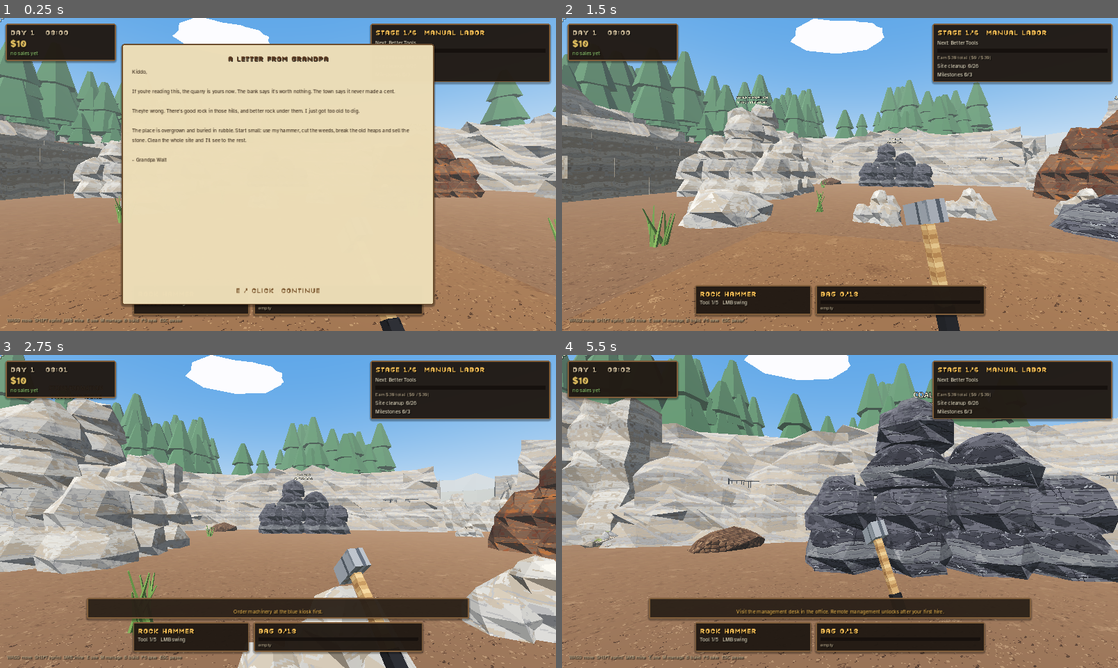
Above: before the commit, frames 1-4 (two rows, left to right).
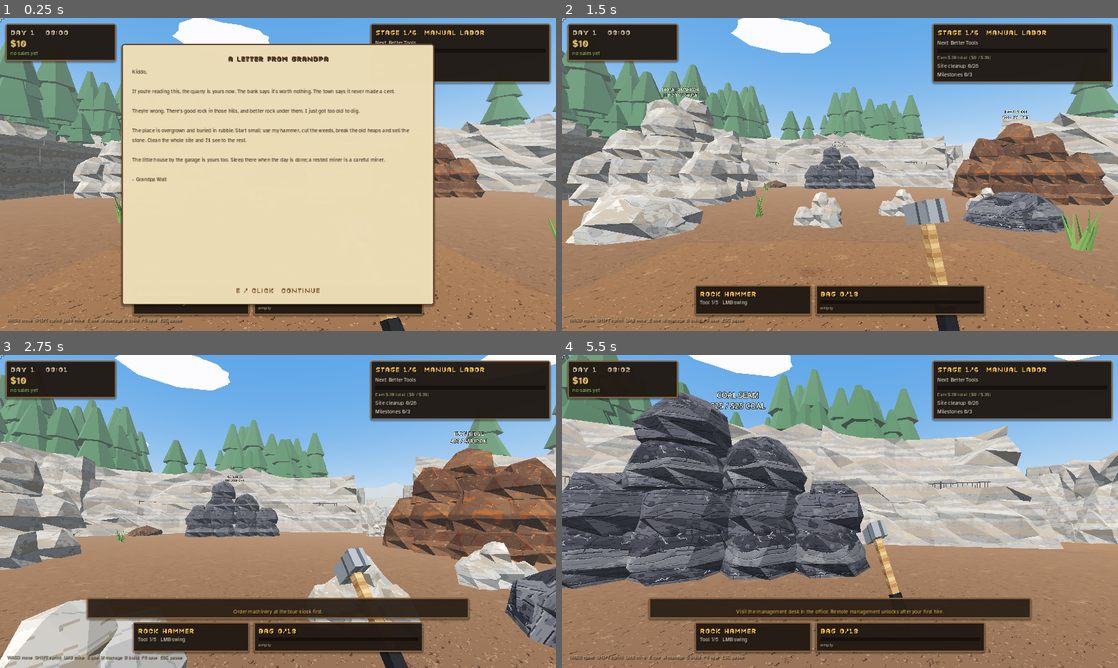
Above: after the commit, the same moments.

Repository: jafetmora79-lab/Quarry-Days
Game: Godot game, scene res://Main.tscn
Two runs of this game, one before a commit and one after it. Both use one fixed random seed, a clock stepped at 60 frames per second and the inputs below.
Inputs (mouse positions are in pixels of both pictures, inside the frame that each line leads up to):
- Up to frame 1 (0.25 s): no input
- Up to frame 2 (1.5 s): tap Enter at 0.5 s; move the mouse to (867, 174) at 0.52 s; hold E (interact) 0.53-1.28 s; hold W (move_forward) from 0.53 s (still down); click (867, 174) at 0.67 s; tap Space at 0.77 s; move the mouse to (812, 174) at 1.27 s; tap E (interact) at 1.35 s; click (812, 174) at 1.42 s
- Up to frame 3 (2.75 s): keep holding W (move_forward); tap Space at 1.52 s; move the mouse to (289, 505) at 2.02 s; hold P (place_machine) from 2.03 s (still down); click (289, 505) at 2.17 s; tap E (interact) at 2.3 s
- Up to frame 4 (5.5 s): keep holding W (move_forward); move the mouse to (834, 517) at 2.77 s; release P (place_machine) at 2.78 s; tap R (rotate_machine) at 2.85 s; click (834, 517) at 2.92 s; tap Space at 3.02, 3.77, 4.52 s; tap E (interact) at 3.05, 3.8, 4.55 s; move the mouse to (878, 514) at 3.52 s; hold Shift (sprint) 3.53-4.28 s; click (878, 514) at 3.67 s; move the mouse to (795, 508) at 4.27 s; tap M at 4.35 s; click (795, 508) at 4.42 s; move the mouse to (845, 511) at 5.02 s; hold E (interact) from 5.03 s (still down); tap G at 5.1 s; click (845, 511) at 5.17 s

The runs differ from the first frame. In frame 1, 0.5% of the frame differs, in the area x 23-70%, y 44-53%; in frame 2, 39%; in frame 3, 47%; in frame 4, 55%, in the area x 0-100%, y 0-100%.

Commit message:
World polish: home and sleep, two-card intro, hangar roof and camera, dressed cliff ring, calm ground
Co-Authored-By: Claude Sonnet 5.5 <noreply@anthropic.com>
Claude-Session: https://claude.ai/code/session_01BdFm1yVtnu8eVQTLcJwNBQ

Diff:
--- /dev/null
+++ b/assets/materials/M_QD_Sign_Home.tres
@@ -0,0 +1,11 @@
+[gd_resource type="StandardMaterial3D" load_steps=2 format=3]
+
+[ext_resource type="Texture2D" path="res://assets/textures/T_QD_Sign_Home.png" id="1_albedo"]
+
+[resource]
+resource_name = "M_QD_Sign_Home"
+albedo_texture = ExtResource("1_albedo")
+metallic_specular = 0.2
+roughness = 0.8
+uv1_scale = Vector3(1, 1, 1)
+texture_filter = 4
--- a/data/progression.json
+++ b/data/progression.json
@@ -710,7 +710,7 @@
   },
   "story": {
     "intro_title": "A LETTER FROM GRANDPA",
-    "intro": "Kiddo,\n\nIf you're reading this, the quarry i …(331 unchanged characters)… whole site and I'll see to the rest.\n\n- Grandpa Walt",
+    "intro": "Kiddo,\n\nIf you're reading this, the quarry i …(331 unchanged characters)… whole site and I'll see to the rest.\n\nThe little house by the garage is yours too. Sleep there when the day is done; a rested miner is a careful miner.\n\n- Grandpa Walt",
     "discoveries": {
       "first_clear": {
         "title": "GRANDPA'S LOCKBOX",
@@ -718,7 +718,9 @@
         "text": "Under the last of the rock sits a rusted lockbox. Inside:\n\n- A faded photo of the crew in 1971, stan …(240 unchanged characters)…
         "reward": 400
       }
-    }
+    },
+    "intro2_title": "YOUR FIRST DAY",
+    "intro2": "1. Left click swings your hammer. Cut the weeds and break the rubble heaps. The HUD counts the cleanup.\n\n2. Carry the stone to the SALES booth and press E to sell it.\n\n3. Spend your first money at the UPGRADE board outside the office: a pickaxe comes first.\n\n4. When it gets dark (after 17:00) walk to the house by the garage and press E on the bed to sleep. Sleeping saves the game and starts a new morning.\n\n5. Clean the whole site and Walt sends money, opens the hillside and the north gate."
   },
   "cleanup": {
     "_comment": "Phase 6.2 tutorial: clear Grandpa's overgrown site (weeds and rubble heaps). Positions are fixed so saves can store what is left. Clearing everything unlocks the hillside and brings Walt's letter with the gift.",
@@ -852,5 +854,9 @@
     "ramp_run": 20.0,
     "wall_height": 8.0,
     "build_margin": 3.0
+  },
+  "home": {
+    "sleep_from_hour": 17.0,
+    "wake_hour": 7.0
   }
 }
--- a/scripts/art/mesh_kit.gd
+++ b/scripts/art/mesh_kit.gd
@@ -92,6 +92,11 @@
 	for i in 4:
 		var j := (i + 1) % 4
 		s.quad(b[i], t[i], t[j], b[j])
+
+static func frustum(r0: float, r1: float, height: float, seg := 8) -> ArrayMesh:
+	var s := Soup.new()
+	frustum_into(s, Vector3.ZERO, r0, r1, height, seg)
+	return s.mesh()
 
 static func box(size: Vector3, taper := Vector2.ONE) -> ArrayMesh:
 	var s := Soup.new()
--- a/scripts/art/quarry_art.gd
+++ b/scripts/art/quarry_art.gd
@@ -81,6 +81,7 @@
 	_cliffs()
 	_office()
 	_shed()
+	_home()
 	_garage()
 	_stations()
 	_site_props()
@@ -178,7 +179,7 @@
 					prop(P_PINE, Vector3(p.x, 0, p.z), float(int(p.x * 7.0 + p.z * 3.0) % 6), 1.0)
 			elif nm.begins_with("Equipment parking sign"):
 				n.queue_free()                                  # the garage carries its own sign now
-			elif nm in ["Quarry floor", "Expansion floor", "Pit cap"] or nm.begins_with("Office ") or nm.begins_with("Storage shed ") \
+			elif nm in ["Quarry floor", "Expansion floor", "Pit cap"] or nm.begins_with("Office ") or nm.begins_with("Home ") or nm.begins_with("Storage shed ") \
 					or nm.begins_with("Break bench") or nm.begins_with("Upgrade board") or nm.begins_with("Selling station") \
 					or nm.begins_with("Crusher order kiosk") or nm.begins_with("Management desk"):
 				_hide(n)
@@ -378,6 +379,32 @@
 	prop(P_BENCH, Vector3(-9.6, 0, 15.3), PI)
 	prop(P_TRASH, Vector3(-11.6, 0, 15.6))
 
+## The player's small house by the garage: a bed to sleep in once the day is done (see main.try_sleep).
+func _home() -> void:
+	var c: Vector3 = game.HOME_POS
+	_walls(c, M_SIDING, M_DRYWALL)
+	_gable_roof(c, "Corrugated", 5.6, 5.6, 2.8, 1.0)
+	quad_flat(M_LINO, c, Vector2(4.6, 4.5), 0.0, 0.16)
+	_sign(root, "Sign_Home", c + Vector3(0, 2.5, -2.62), Vector2(1.4, 0.35), PI)
+	for z in [-0.9, 1.0]:
+		prop(P_WINDOW, c + Vector3(2.53, 1.05, z), PI * 0.5)
+	prop(P_WINDOW, c + Vector3(-2.53, 1.05, 0.0), -PI * 0.5)
+	prop(P_DOOR, c + Vector3(0.72, 0.16, -2.3), PI * 0.5 - 0.35)
+	prop(P_WALL_LAMP, c + Vector3(-1.0, 2.3, -2.5), PI)
+	light(c + Vector3(0, 2.4, 0.3), Color(1.0, 0.84, 0.58), 1.0, 6.0)
+	# bed in the back-left corner (collision body "Bed" is built by main), bedside table with a lamp
+	bx(M_WOOD, c + Vector3(-1.3, 0.3, 1.3), Vector3(1.0, 0.28, 2.0))
+	bx(M_WOOD, c + Vector3(-1.3, 0.75, 2.27), Vector3(1.04, 0.9, 0.08))               # headboard
+	MeshKit.inst(root, MeshKit.box(Vector3(0.96, 0.18, 1.9)), MeshKit.flat(Color(0.88, 0.85, 0.76)), c + Vector3(-1.3, 0.54, 1.3))   # mattress
+	MeshKit.inst(root, MeshKit.box(Vector3(0.9, 0.08, 1.3)), MeshKit.flat(Color(0.27, 0.46, 0.50)), c + Vector3(-1.3, 0.67, 0.95))   # blanket
+	MeshKit.inst(root, MeshKit.box(Vector3(0.6, 0.12, 0.34)), MeshKit.flat(Color(0.96, 0.95, 0.9)), c + Vector3(-1.3, 0.67, 2.0))    # pillow
+	bx(M_WOOD, c + Vector3(-0.35, 0.3, 2.05), Vector3(0.4, 0.6, 0.4))
+	MeshKit.inst(root, MeshKit.frustum(0.09, 0.07, 0.22), MeshKit.flat(Color(1.0, 0.9, 0.6), 1.2), c + Vector3(-0.35, 0.6, 2.05))
+	light(c + Vector3(-0.35, 0.95, 2.0), Color(1.0, 0.85, 0.55), 0.7, 3.0)
+	prop(P_CLOCK, c + Vector3(1.4, 2.1, 2.2), PI)
+	prop(P_SHELF, c + Vector3(1.9, 0.16, 1.5), -PI * 0.5)
+	prop(P_BOXES, c + Vector3(1.6, 0.16, -1.2), 0.4)
+
 func _shed() -> void:
 	var c := Vector3(14, 0, 12)
 	_walls(c, "Corrugated", M_BASEMENT)
@@ -396,6 +423,8 @@
 
 ## Open-front equipment garage over the parking bays: steel frame, corrugated walls and roof,
 ## workbench, shelving and clutter along the walls (clear of the bays).
+var garage_roof: MeshInstance3D
+
 func _garage() -> void:
 	var x0 := -4.7
 	var x1 := 14.5
@@ -418,7 +447,9 @@
 		bx("SteelGreen", Vector3(x, 4.35, (z0 + z1) * 0.5), Vector3(0.18, 0.3, z1 - z0))   # truss
 	bx("SteelGreen", Vector3(cx, 4.45, z0 + 0.1), Vector3(w + 0.3, 0.35, 0.3))
 	var roof := PackedVector2Array([Vector2(z0 - 0.6, 4.6), Vector2(z1 + 0.3, 4.15), Vector2(z1 + 0.3, 4.27), Vector2(z0 - 0.6, 4.72)])
-	MeshKit.extrude_into(soup("Corrugated"), roof, w + 0.6, Transform3D(Basis(), Vector3(cx, 0, 0)))
+	var roof_soup := MeshKit.Soup.new()
+	MeshKit.extrude_into(roof_soup, roof, w + 0.6, Transform3D(Basis(), Vector3(cx, 0, 0)))
+	garage_roof = MeshKit.inst(root, roof_soup.mesh(), _material("Corrugated"))   # its own node: hidden while a vehicle is driven inside
 	bx("Hazard", Vector3(cx, 4.45, z0 - 0.07), Vector3(w + 0.3, 0.12, 0.02))
 	_sign(root, "Sign_Garage", Vector3(cx, 4.95, z0 - 0.02), Vector2(4.0, 0.5), PI)
 	_sign(root, "Sign_Safety", Vector3(x0 - 0.13, 2.6, z0 + 1.2), Vector2(1.5, 0.5), -PI * 0.5)
--- a/scripts/hud.gd
+++ b/scripts/hud.gd
@@ -32,6 +32,7 @@
 var popups: Control
 var toast_root: Control
 var card: PanelContainer
+var fade_rect: ColorRect
 var card_title: Label
 var card_body: Label
 var card_hint: Label
@@ -220,6 +221,12 @@
 	dura_label.horizontal_alignment = HORIZONTAL_ALIGNMENT_CENTER
 	dura_root.add_child(dura_label)
 	dura_root.modulate.a = 0.0
+	fade_rect = ColorRect.new()
+	fade_rect.color = Color(0.02, 0.02, 0.04, 0.0)
+	fade_rect.mouse_filter = Control.MOUSE_FILTER_IGNORE
+	add_child(fade_rect)
+	fade_rect.set_anchors_and_offsets_preset(Control.PRESET_FULL_RECT)
+	fade_rect.z_index = 100
 	# ---- pop-ups, toasts, story card
 	popups = Control.new()
 	popups.mouse_filter = Control.MOUSE_FILTER_IGNORE
@@ -345,6 +352,14 @@
 	card_callback = callback
 	card.visible = true
 	card.modulate.a = 0.0
+
+## Fades the screen to black (alpha 1) or back (0), used when going to sleep.
+func fade_to(alpha: float, seconds: float) -> void:
+	var tw := create_tween()
+	tw.tween_property(fade_rect, "color:a", alpha, seconds)
+
+func fade_alpha() -> float:
+	return fade_rect.color.a
 
 func card_open() -> bool:
 	return card.visible
--- a/scripts/main.gd
+++ b/scripts/main.gd
@@ -20,6 +20,7 @@
 const RigScript = preload("res://scripts/rig.gd")
 const MINE_REACH := 2.6 # tools reach a little past the visual lunge (QuarryToolView.REACH_MAX)
 const HILLSIDE_ID := "hillside_face_01"
+const HOME_POS := Vector3(-7.3, 0, 19.6)
 const SAVE_PATH := "user://quarry_save.json"
 const RESOURCE_ORDER := ["limestone", "coal", "iron_ore", "crushed_stone", "copper_ore", "gold_ore"]
 # Phase 5: the three small starting rocks are replaced by enormous finite formations (data/progression.json).
@@ -83,6 +84,9 @@
 var construction := false
 var relocating := {}
 var sell_confirm := ""
+var sleeping := false
+var sleep_timer := 0.0
+var _late_day := -1             # day on which the "go home to sleep" hint was shown
 var landscape: QuarryLandscape  # sky, clouds, distant mountains and forest (no collision)
 var pit_zone: QuarryPitZone     # Phase 6.3a: the new pit area behind the north-east gate
 var pit_retired: Array = []     # ring pieces retired to make the gate (for tests)
@@ -286,6 +290,9 @@
 			_visual_box(world,Vector3(x,2.85,z),Vector3(2.1,2.5,2.1),Color(0.13,0.24,0.16))
 	_building("Office", Vector3(-14,0,12), Color(0.48,0.42,0.31))
 	_building("Storage shed", Vector3(14,0,12), Color(0.38,0.37,0.31))
+	_building("Home", HOME_POS, Color(0.46,0.38,0.28))
+	var bed := _solid(world, "Bed", HOME_POS + Vector3(-1.3, 0.35, 1.3), Vector3(1.0, 0.7, 2.0), Color(0.45,0.3,0.22))
+	bed.set_meta("kind", "bed")
 	var sell := _solid(world,"Selling station",Vector3(-7,0.85,10),Vector3(2.2,1.7,1.25),Color(0.37,0.26,0.14))
 	sell.set_meta("kind","sell")
 	var shop := _solid(world,"Upgrade board",Vector3(-14,1.2,7.8),Vector3(2.1,1.4,0.25),Color(0.15,0.26,0.27))
@@ -344,6 +351,61 @@
 	_solid(world,label+" front left",pos+Vector3(-1.6,1.4,-2.35),Vector3(1.8,2.8,0.22),color)
 	_solid(world,label+" front right",pos+Vector3(1.6,1.4,-2.35),Vector3(1.8,2.8,0.22),color)
 	_solid(world,label+" roof",pos+Vector3(0,2.92,0),Vector3(5.4,0.27,5.2),Color(0.24,0.25,0.26))
+
+# ------------------------------------------------------------------ home and sleep
+
+func _sleep_tick(delta: float) -> void:
+	if sleeping:
+		sleep_timer -= delta
+		if sleep_timer <= 0.0:
+			if hud.fade_alpha() >= 0.99:
+				sleep_now()
+				hud.fade_to(0.0, 0.9)
+				sleep_timer = 1.0
+			else:
+				sleeping = false
+				player.locked = false
+		return
+	# one gentle hint per evening
+	var h := _hour()
+	var day := int(state.clock_minutes / 1440.0)
+	if h >= 20.0 and _late_day != day and menu == "" and not placement:
+		_late_day = day
+		hud.toast("It's getting late", "Your bed is in the little house by the garage (E).", "info")
+
+func _hour() -> float:
+	return fposmod(state.clock_minutes, 1440.0) / 60.0
+
+## Beds are for the evening and the small hours: from `sleep_from_hour` until `wake_hour`.
+func can_sleep() -> bool:
+	var h := _hour()
+	return h >= float(prog.cfg.get("home", {}).get("sleep_from_hour", 17.0)) or h < float(prog.cfg.get("home", {}).get("wake_hour", 7.0)) - 1.0
+
+func try_sleep() -> void:
+	if sleeping:
+		return
+	if not can_sleep():
+		_notify("You are not tired yet. Rest after %02d:00." % int(prog.cfg.get("home", {}).get("sleep_from_hour", 17.0)))
+		return
+	sleeping = true
+	player.locked = true
+	hud.fade_to(1.0, 0.9)
+	sleep_timer = 1.1
+
+## Advances the clock to the next wake-up time and saves. Money, staff, machines and every excavated section stay as
+## they are: wages are settled minute by minute by the business, machines simply rest, and rock never grows back.
+func sleep_now() -> void:
+	var wake := float(prog.cfg.get("home", {}).get("wake_hour", 7.0)) * 60.0
+	var day_start := floorf(state.clock_minutes / 1440.0) * 1440.0
+	var target := day_start + wake
+	if target <= state.clock_minutes:
+		target += 1440.0
+	state.clock_minutes = target
+	business.tick(0.0) # settle wages up to the new time
+	_update_light()
+	_late_day = -1
+	_save()
+	hud.toast("Good morning", "Day %d. The game was saved." % (int(state.clock_minutes / 1440.0) + 1), "milestone")
 
 # ------------------------------------------------------------------ Phase 6.2: clean up Grandpa's site
 
@@ -1016,6 +1078,13 @@
 func _physics_process(delta: float) -> void:
 	if menu != "":
 		return
+	_sleep_tick(delta)
+	if sleeping:
+		return
+	if art and art.garage_roof:
+		# the chase camera would sit inside the roof: take the roof off while a vehicle is driven under it
+		var inside := driving != null and driving.global_position.x > -6.5 and driving.global_position.x < 16.0 and driving.global_position.z > 14.0 and driving.global_position.z < 24.0
+		art.garage_roof.visible = not inside
 	state.tick(delta)
 	business.tick(delta)
 	fleet.tick()
@@ -1049,6 +1118,7 @@
 			"debris":
 				var did := str(last_target.get_meta("debris_id", ""))
 				prompt = "LMB: cut the weeds" if did.begins_with("w") else "LMB: break the rubble heap (%d stone left)" % prog.heap_units_left(did)
+			"bed": prompt = "E: sleep until morning" if can_sleep() else "Too early to sleep (rest after %02d:00)" % int(prog.cfg.get("home", {}).get("sleep_from_hour", 17.0))
 			"discovery": prompt = "E: open the old lockbox"
 			"rig":
 				var ri := int(last_target.get_meta("index"))
@@ -1197,6 +1267,8 @@
 			_open_menu(str(target.get_meta("kind")),int(target.get_meta("index",-1)))
 		"office":
 			_open_menu("manage")
+		"bed":
+			try_sleep()
 		"discovery":
 			_read_discovery(str(target.get_meta("discovery")))
 		"rig":
@@ -2749,7 +2821,13 @@
 	var st: Dictionary = prog.cfg.get("story", {})
 	if hud and not prog.story["intro_seen"]:
 		player.locked = true
-		hud.show_card(str(st.get("intro_title", "")), str(st.get("intro", "")), func(): prog.story["intro_seen"] = true; player.locked = false)
+		# two cards: Grandpa's letter, then a short "how to start" so the first day is clear
+		hud.show_card(str(st.get("intro_title", "")), str(st.get("intro", "")), func():
+			if str(st.get("intro2", "")) != "":
+				hud.show_card(str(st.get("intro2_title", "YOUR FIRST DAY")), str(st.get("intro2", "")), func(): prog.story["intro_seen"] = true; player.locked = false)
+			else:
+				prog.story["intro_seen"] = true
+				player.locked = false)
 
 ## First formation fully cleared: grandpa's lockbox appears where the rock stood.
 func _on_formation_cleared(id: String) -> void:
--- a/scripts/vehicle.gd
+++ b/scripts/vehicle.gd
@@ -191,9 +191,28 @@
 
 # ------------------------------------------------------------------ animation & feedback
 
+## Chase camera that never ends up behind a wall: a ray from the pivot toward the wanted spot stops it at the first
+## solid thing (hangar back wall, building, rock), so you always see the vehicle, also inside the equipment garage.
+func _pull_camera_in() -> void:
+	var dist := 7.5 if vtype == "truck" else 6.5
+	var want_local := Vector3(0, 1.6, dist)
+	var from := cam_pivot.global_position
+	var to := cam_pivot.to_global(want_local)
+	var q := PhysicsRayQueryParameters3D.create(from, to)
+	q.collision_mask = 1
+	q.exclude = [get_rid()]
+	var hit := get_world_3d().direct_space_state.intersect_ray(q)
+	if hit.is_empty():
+		camera.position = want_local
+		return
+	var p: Vector3 = hit["position"] + (hit["normal"] as Vector3) * 0.35
+	var l := cam_pivot.to_local(p)
+	camera.position = l if l.length() > 1.8 else want_local.normalized() * 1.8
+
 func _animate(delta: float) -> void:
 	if driven:
 		cam_pivot.rotation = Vector3(cam_pitch, cam_yaw, 0)
+		_pull_camera_in()
 		if absf(speed) > 1.0:
 			cam_yaw = lerp_angle(cam_yaw, 0.0, delta * 0.6)
 	for w in wheels:
--- a/tests/test_access.gd
+++ b/tests/test_access.gd
@@ -9,7 +9,9 @@
 	root.add_child(game)
 	await physics_frame
 	await process_frame
-	game.hud.close_card() # Phase 5: a new game opens with grandpa's letter
+	game.hud.close_card() # Phase 5: a new game opens with grandpa's letter, then a second "first day" card
+	await process_frame
+	game.hud.close_card()
 	game.scripted_input = true
 	var failures := 0
 	for x in [-14.0, 14.0]:
--- a/tests/test_phase5.gd
+++ b/tests/test_phase5.gd
@@ -199,6 +199,8 @@
 	check(game.state.money == 10 and game.state.tool_tier == 0, "1 new game: $10 and the rock hammer")
 	check(game.hud.card_open() and game.hud.card_title.text.contains("GRANDPA"), "11 a short introduction letter opens a new game")
 	game.hud.close_card()
+	await process_frame
+	game.hud.close_card() # Phase 6.x: a second card ("your first day") follows the letter
 	check(game.prog.story["intro_seen"] and not game.hud.card_open(), "11 the letter closes and is remembered")
 	check(game.formation_nodes.size() == 5 and game.formation_nodes.has("hillside_face_01") and not game.formation_nodes.has("copper_vein"), "1 three starting formations plus the hillside are built; deep ones wait for the lower level")
 	var node = game.formation_nodes["stone_mountain"]
--- /dev/null
+++ b/tests/test_world_polish.gd
@@ -0,0 +1,132 @@
+extends SceneTree
+## World polish: home and sleep, two-card intro, hangar roof and chase camera, consistent ground, dressed cliff ring.
+##   godot --headless --fixed-fps 60 -s tests/test_world_polish.gd
+
+var checks := 0
+var failures := []
+
+func check(c: bool, label: String) -> void:
+	checks += 1
+	if not c:
+		failures.append(label)
+		printerr("FAIL: " + label)
+	else:
+		print("PASS: " + label)
+
+func _initialize() -> void:
+	call_deferred("run")
+
+func frames(n: int, until: Callable = Callable()) -> int:
+	for i in range(n):
+		await physics_frame
+		if until.is_valid() and until.call():
+			return i
+	return n
+
+func run() -> void:
+	var game = load("res://Main.tscn").instantiate()
+	root.add_child(game)
+	await process_frame
+	for i in range(4):
+		await physics_frame
+	var st: QuarryState = game.state
+	var prog: QuarryProgression = game.prog
+	# ---- intro: the letter, then "your first day"
+	check(game.hud.card_open() and game.hud.card_title.text.contains("GRANDPA") and game.hud.card_body.text.contains("house"), "A the letter mentions the little house")
+	game.hud.close_card()
+	await process_frame
+	check(game.hud.card_open() and game.hud.card_title.text.contains("FIRST DAY") and game.hud.card_body.text.contains("sleep"), "A a second card explains the first day, including sleeping")
+	check(not prog.story["intro_seen"], "A the intro is not finished until the second card is closed")
+	game.hud.close_card()
+	await process_frame
+	check(prog.story["intro_seen"] and not game.hud.card_open() and not game.player.locked, "A closing the second card finishes the intro and frees the player")
+	# ---- the house
+	var bed: StaticBody3D = null
+	var home_floor: StaticBody3D = null
+	for b in game.world.get_children():
+		if b is StaticBody3D and str(b.get_meta("kind", "")) == "bed":
+			bed = b
+		if b is StaticBody3D and str(b.name).begins_with("Home floor"):
+			home_floor = b
+	check(bed != null and home_floor != null, "B there is a house with a bed")
+	var c: Vector3 = game.HOME_POS
+	var ring_ok := true
+	for dx in [-2.5, 2.5]:
+		for dz in [-2.4, 2.4]:
+			ring_ok = ring_ok and Vector2(c.x + dx, c.z + dz).length() < 24.3
+	check(ring_ok, "B the house stands inside the cliff ring")
+	check(c.x + 2.5 <= -4.7, "B and clear of the garage wall (x -4.7)")
+	# ---- sleeping
+	prog.cleanup["done"] = true
+	st.clock_minutes = 12.0 * 60.0
+	game.try_sleep()
+	check(not game.sleeping and game.message.contains("not tired"), "C you cannot sleep at noon")
+	st.clock_minutes = 19.5 * 60.0
+	check(game.can_sleep(), "C you can sleep in the evening")
+	game.player_mine("hillside_face_01", -1, 0.0) # no-op safety
+	for i in range(6):
+		st.deposits["hillside_face_01"]["columns"][6 * 5 + 5] = 0
+	prog._sync_stock(st.deposits["hillside_face_01"])
+	var cols_before: Array = (st.deposits["hillside_face_01"]["columns"] as Array).duplicate()
+	st.money = 250
+	st.inventory["limestone"] = 4
+	game.business.milestones["first_employee"] = true
+	game.try_sleep()
+	check(game.sleeping and game.player.locked, "C going to bed starts the sleep (the screen fades)")
+	await frames(240, func(): return not game.sleeping)
+	var day := 1
+	check(not game.sleeping and not game.player.locked, "C you wake up and can move again")
+	check(absf(st.clock_minutes - (1440.0 + 420.0)) < 0.01, "C it is 07:00 the next morning (%.1f)" % st.clock_minutes)
+	check(st.money == 250 and st.inventory["limestone"] == 4, "C money and the bag are untouched")
+	check(str((st.deposits["hillside_face_01"]["columns"] as Array).map(func(v): return int(v))) == str(cols_before.map(func(v): return int(v))), "C excavated rock stays excavated after sleeping")
+	check(game.business.payroll_minute >= int(floor(st.clock_minutes)) - 2, "C wages are settled up to the new time")
+	check(FileAccess.file_exists("user://quarry_save.json"), "C sleeping saved the game")
+	game.sleep_now()
+	check(absf(st.clock_minutes - (2.0 * 1440.0 + 420.0)) < 0.01 or absf(st.clock_minutes - (1440.0 + 420.0)) < 0.01, "C sleeping at 07:00 never skips back or forward by more than a day")
+	st.clock_minutes = 1440.0 + 3.0 * 60.0
+	game.sleep_now()
+	check(absf(st.clock_minutes - (1440.0 + 420.0)) < 0.01, "C sleeping after midnight wakes at 07:00 the same date")
+	# ---- hangar: roof comes off and the chase camera stays in front of the back wall
+	game.business.milestones["mechanized"] = true
+	prog.stage = prog.stage_index("large")
+	st.money = 50000
+	game.ui_buy_vehicle("loader")
+	var v = game.vehicle_nodes.values()[0]
+	v.global_position = Vector3(3.0, 0.1, 19.5)
+	v.rotation.y = 0.0
+	v.speed = 0.0
+	await frames(3)
+	check(game.art.garage_roof.visible, "D the hangar roof is on while nobody is driving")
+	game.enter_vehicle(v)
+	await frames(3)
+	check(not game.art.garage_roof.visible, "D driving a vehicle inside the hangar takes the roof off")
+	v.cam_yaw = 0.0
+	v._pull_camera_in()
+	check(v.camera.global_position.z < 22.4 and v.camera.position.length() > 1.7, "D the chase camera is pulled in front of the hangar's back wall (z %.1f)" % v.camera.global_position.z)
+	game.exit_vehicle()
+	await frames(3)
+	check(game.art.garage_roof.visible, "D the roof returns when you get out")
+	# ---- ground and walls
+	var bad_ground := 0
+	for m in game.art.root.get_children():
+		if m is MeshInstance3D and (m as MeshInstance3D).material_override:
+			var rp: String = (m as MeshInstance3D).material_override.resource_path
+			if rp.contains("M_Road_DirtRoad") or rp.contains("M_Road_Gravel"):
+				bad_ground += 1
+	check(bad_ground == 0, "E roads and the yard use the same calm ground texture as the floor (%d patchwork meshes left)" % bad_ground)
+	var undressed := 0
+	for b in game.world.get_children():
+		if b is StaticBody3D and not b.has_meta("ground"):
+			var size := Vector3.ZERO
+			for k in b.get_children():
+				if k is CollisionShape3D and k.shape is BoxShape3D:
+					size = k.shape.size
+			if (absf(size.y - 6.0) < 0.05 or absf(size.y - 2.2) < 0.05) and maxf(size.x, size.z) >= 8.0 and b.visible:
+				var art_child := false
+				for k in b.get_children():
+					art_child = art_child or (k is MeshInstance3D and k.has_meta("art"))
+				if not art_child:
+					undressed += 1
+	check(undressed == 0, "E every cliff and rim block carries the natural cliff mesh (%d bare boxes)" % undressed)
+	print("RESULT: %d checks, %d failures" % [checks, failures.size()])
+	quit(1 if not failures.is_empty() else 0)
Binary file added: assets/textures/T_QD_Sign_Home.png
Not shown, added: assets/textures/T_QD_Sign_Home.png.import
Not shown, changed: CHANGELOG.md
